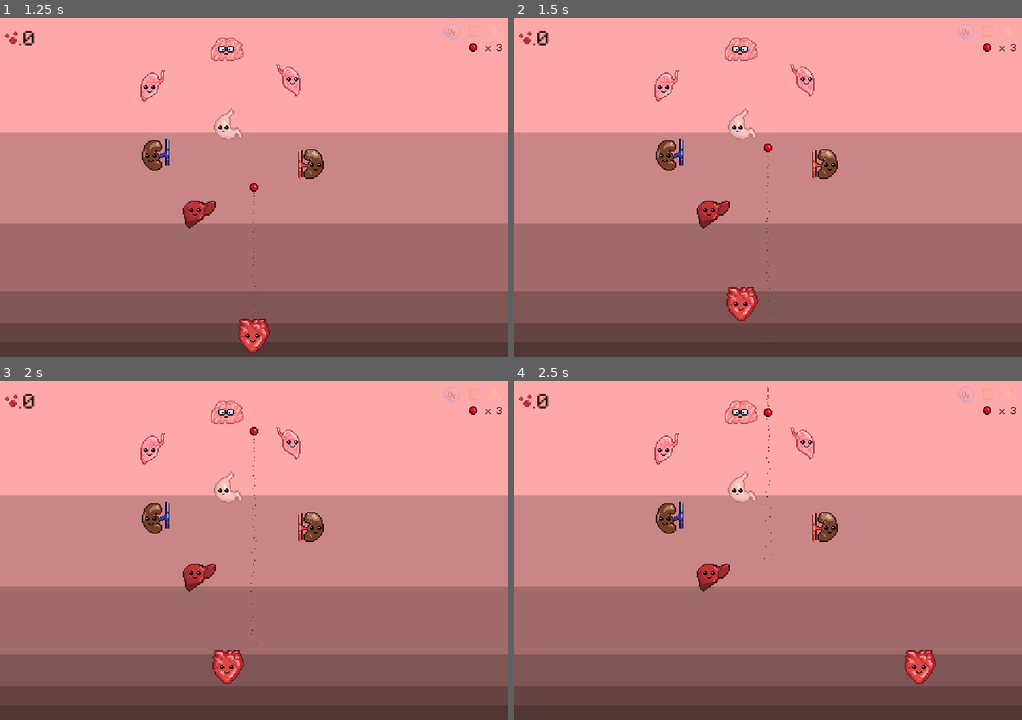
Above: before the commit, frames 1-4 (two rows, left to right).
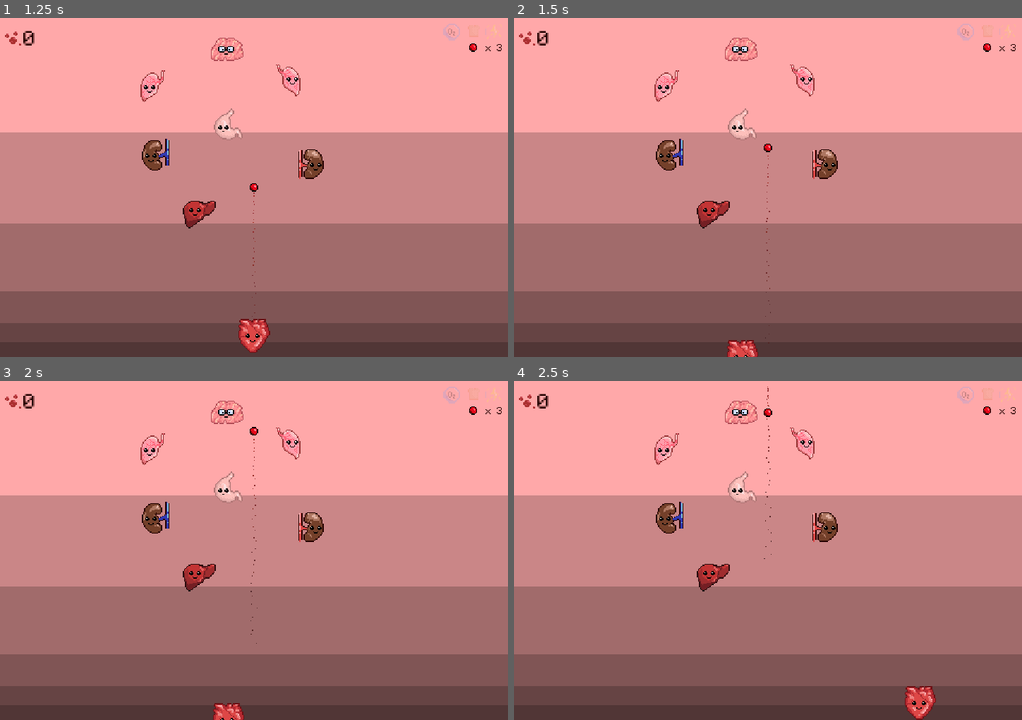
Above: after the commit, the same moments.

Repository: dmitriy-shmilo/arkabeat
Game: Godot game, scene res://screens/title/title.tscn
The game is run twice, just before and just after one commit, with the same random seed, the same clock (stepped at 60 frames per second) and the same inputs. Sound files missing from this copy of the repository are replaced by a short silence.
Inputs (mouse positions are in pixels of both pictures, inside the frame that each line leads up to):
- Up to frame 1 (1.25 s): click "new game" at 0.5 s
- Up to frame 2 (1.5 s): tap Enter at 1.25 s; move the mouse to (742, 255) at 1.27 s
- Up to frame 3 (2 s): no input
- Up to frame 4 (2.5 s): tap Space at 2 s; move the mouse to (920, 601) at 2.02 s

Frame 1 is identical in both runs. In frame 2, 0.8% of the frame differs, in the area x 41-49%, y 79-100%; in frame 3, 0.8%; in frame 4, 0.9%, in the area x 76-84%, y 79-100%.
Error in both runs: Trying to assign value of type 'AnimatedSprite' to a variable of type 'Sprite'. (res://bat/bat.gd:6)

Commit message:
Improved bat vertical handling, set target hit sound to sfx bus, tweaked resource tweens

Diff:
--- a/organ/organ.gd
+++ b/organ/organ.gd
@@ -88,8 +88,11 @@
 func _show_provided_resource():
 	_resource_sprite.visible = true
 	_resource_tween.interpolate_property(_resource_sprite, "position", \
-		Vector2(0, 0), Vector2(0, -30), 0.4, \
+		Vector2(0, 0), Vector2(0, 4), 0.2, \
 		Tween.TRANS_CUBIC, Tween.EASE_OUT)
+	_resource_tween.interpolate_property(_resource_sprite, "position", \
+		Vector2(0, 4), Vector2(0, -28), 0.2, \
+		Tween.TRANS_CUBIC, Tween.EASE_OUT, 0.2)
 	_resource_tween.start()
 	yield(_resource_tween, "tween_all_completed")
 	_resource_sprite.visible = false
@@ -98,8 +101,11 @@
 func _show_consumed_resource():
 	_consumed_resource_sprite.visible = true
 	_consumed_resource_tween.interpolate_property(_consumed_resource_sprite, \
-	 	"scale", Vector2(1.5, 1.5), Vector2(0.1, 0.1), 0.4, \
+	 	"scale", Vector2(1.0, 1.0), Vector2(1.3, 1.3), 0.2, \
 		Tween.TRANS_CUBIC, Tween.EASE_OUT)
+	_consumed_resource_tween.interpolate_property(_consumed_resource_sprite, \
+	 	"scale", Vector2(1.3, 1.3), Vector2(0.0, 0.0), 0.2, \
+		Tween.TRANS_CUBIC, Tween.EASE_OUT, 0.2)
 	_consumed_resource_tween.start()
 	yield(_consumed_resource_tween, "tween_all_completed")
 	_consumed_resource_sprite.visible = false
--- a/organ/organ.tscn
+++ b/organ/organ.tscn
@@ -161,6 +161,8 @@
 visible = false
 position = Vector2( 12.4017, -18.7491 )
 frames = SubResource( 6 )
+frame = 1
 playing = true
 
 [node name="Audio" type="AudioStreamPlayer" parent="."]
+bus = "Sfx"
--- a/screens/main/main.gd
+++ b/screens/main/main.gd
@@ -39,7 +39,7 @@
 func _input(event):
 	if event is InputEventMouseMotion:
 		var position = (event as InputEventMouseMotion).position
-		position.y = clamp(position.y, \
+		position.y = clamp(_bat.position.y + event.relative.y, \
 			get_viewport_rect().size.y - BAT_Y_ALLOWANCE, \
 			get_viewport_rect().size.y)
 		position.x = clamp(position.x, \
